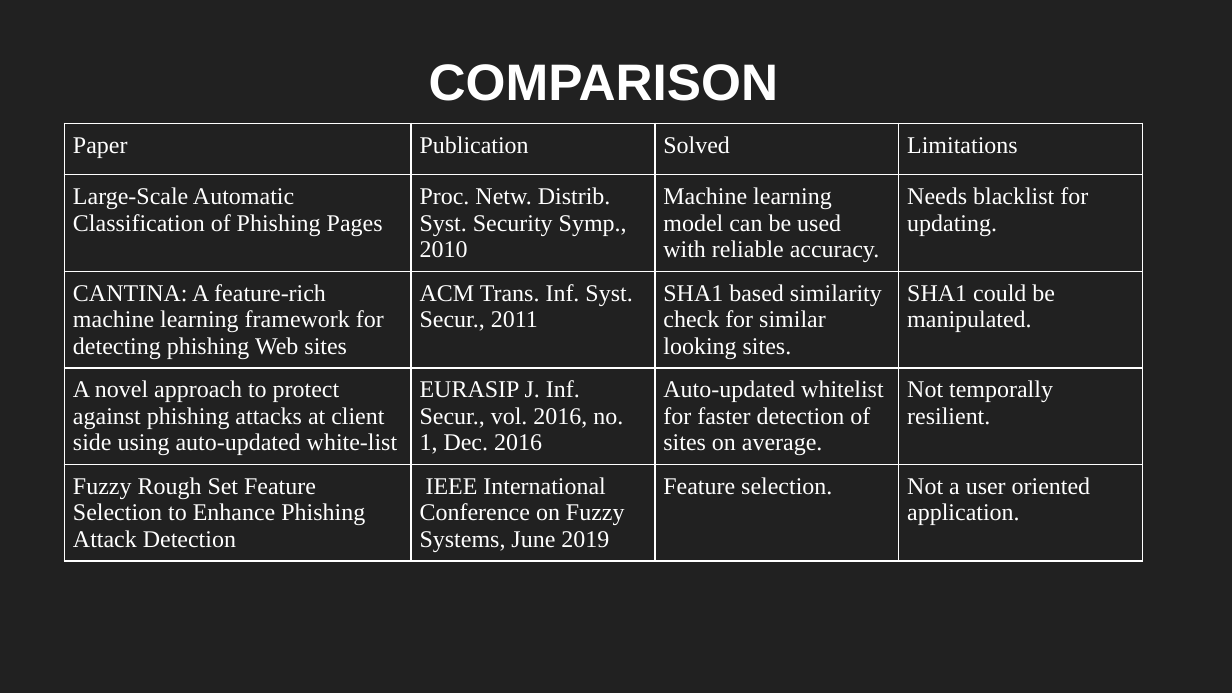
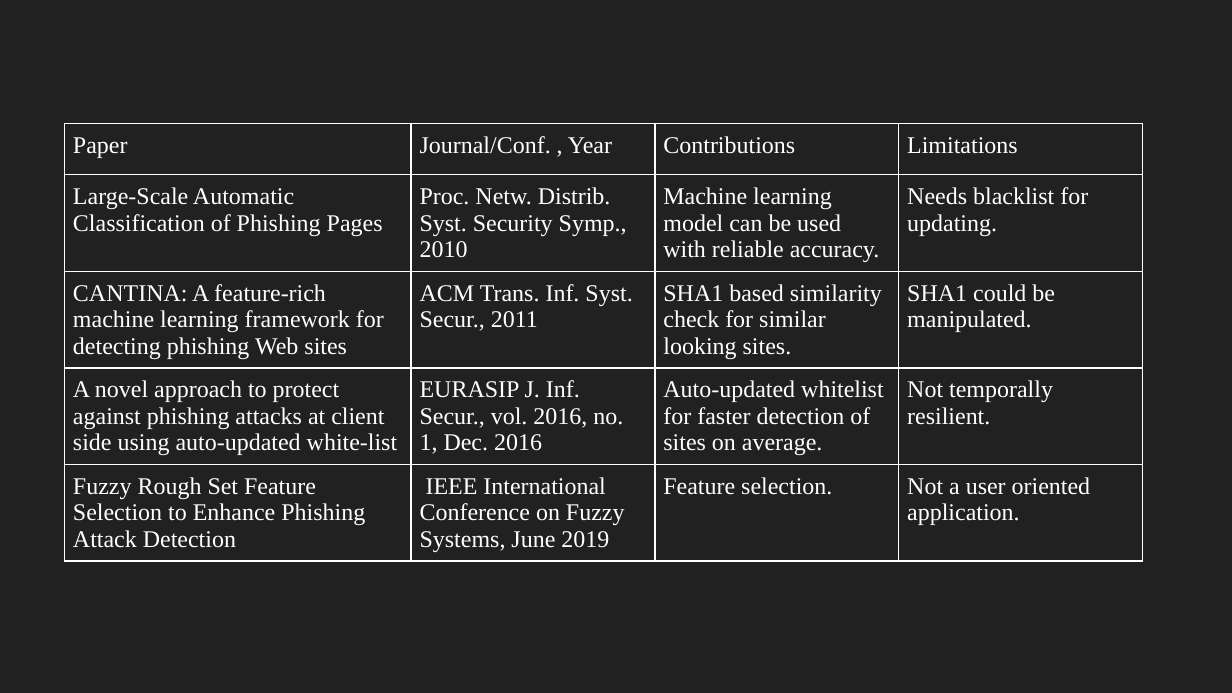
Before and after one commit to sbenstewart/cantina-plus, a slide deck: slide 10 of presentation/first/FYP First.pptx. Drawn at 1232x693 pixels with LibreOffice and Linux fonts; fonts in the diff are those of the drawing. Boxes give left, top, right and bottom in pixels: in the first picture for what was removed or moved away, otherwise in the second. Text is boxed around its words. In the diff, an @@ line names an element or a change of style, - is before the commit and + after.

Commit message:
presentation

```diff
--- a/presentation/first/FYP First.pptx
+++ b/presentation/first/FYP First.pptx
@@ title removed at (x1=429, y1=64, x2=779, y2=101) @@
-COMPARISON
@@ table at (x1=64, y1=123, x2=1142, y2=556) @@
-row 1, column 2: Publication
+row 1, column 2: Journal/Conf. , Year
-row 1, column 3: Solved
+row 1, column 3: Contributions
```
Also in this commit, not shown: 3 other slides changed, 4 slides added, 5 slides removed, 1 other file.
